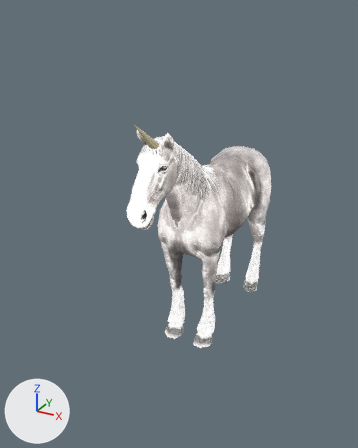
An edit to the glTF model apps/frontend/public/assets/monsters/unicorn.glb, drawn before and after from the same camera.
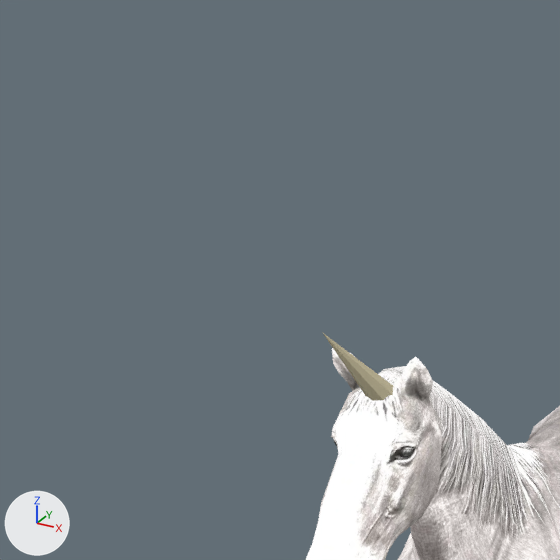
There are two pictures of each version: one whole from a 50 mm lens placed at (1.8, -3.89, 2.89), pointed at (-0.08, -0.48, 1.18), one close up on the part from 4% to 62% of the width and 0% to 47% of the height. Lighting does not change. The marker at lower left points along +X, +Y and +Z. The last two pictures show the newer version. Where no turn or scale is listed for an object, it has been applied to the vertices.
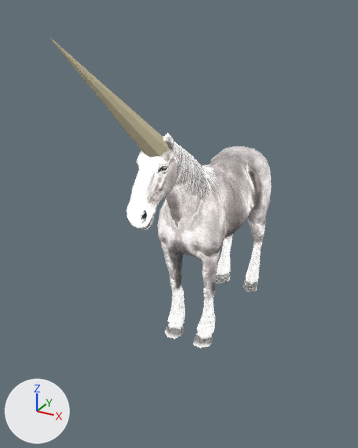
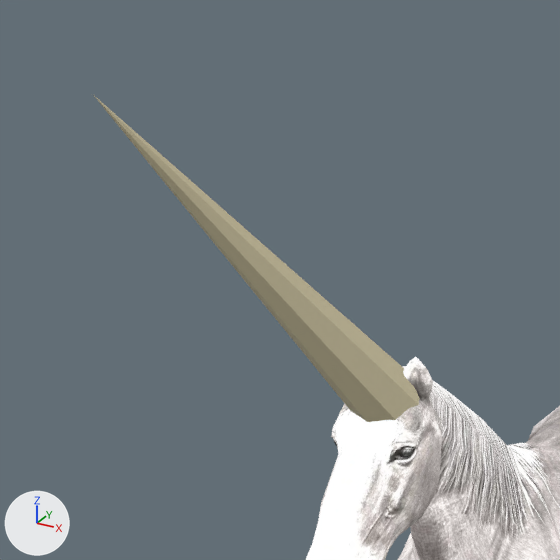
Boxes [x1, y1, x2, y2] around the edits, measured in the close-ups (560 x 560 px):
'Cone', rescaled: before [323, 333, 393, 401]; after [94, 96, 420, 422]

The change in detail:
Object 'Cone' (ob_cone) is rescaled from (0.05, 0.05, 0.45) to (0.1, 0.1, 1.35).
